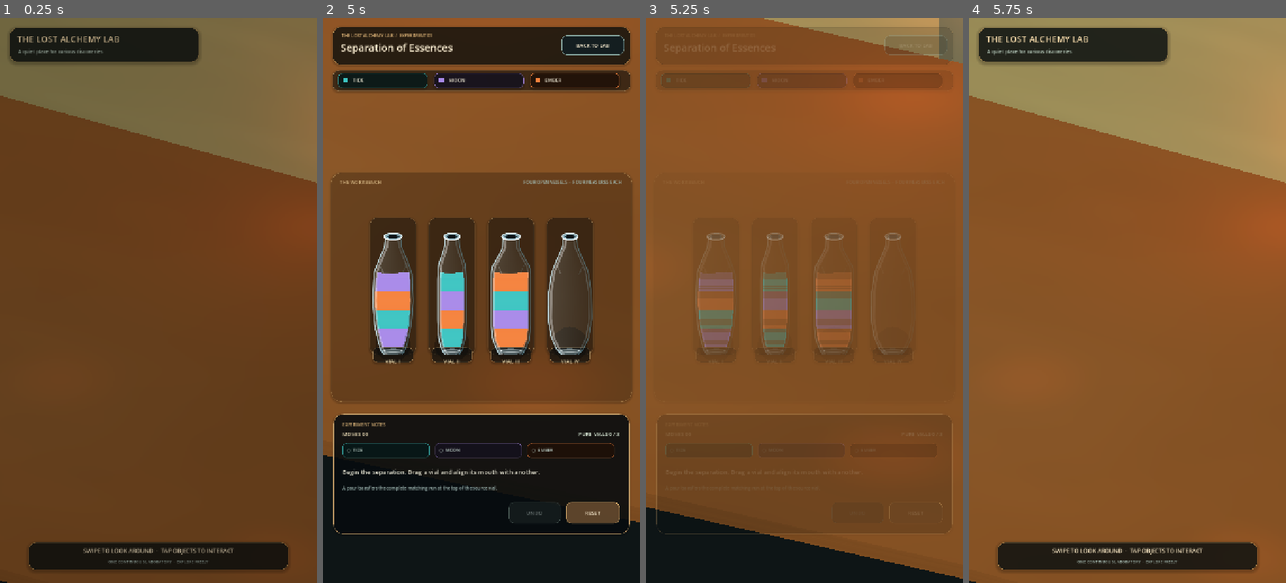
Above: before the commit, frames 1-4 (left to right).
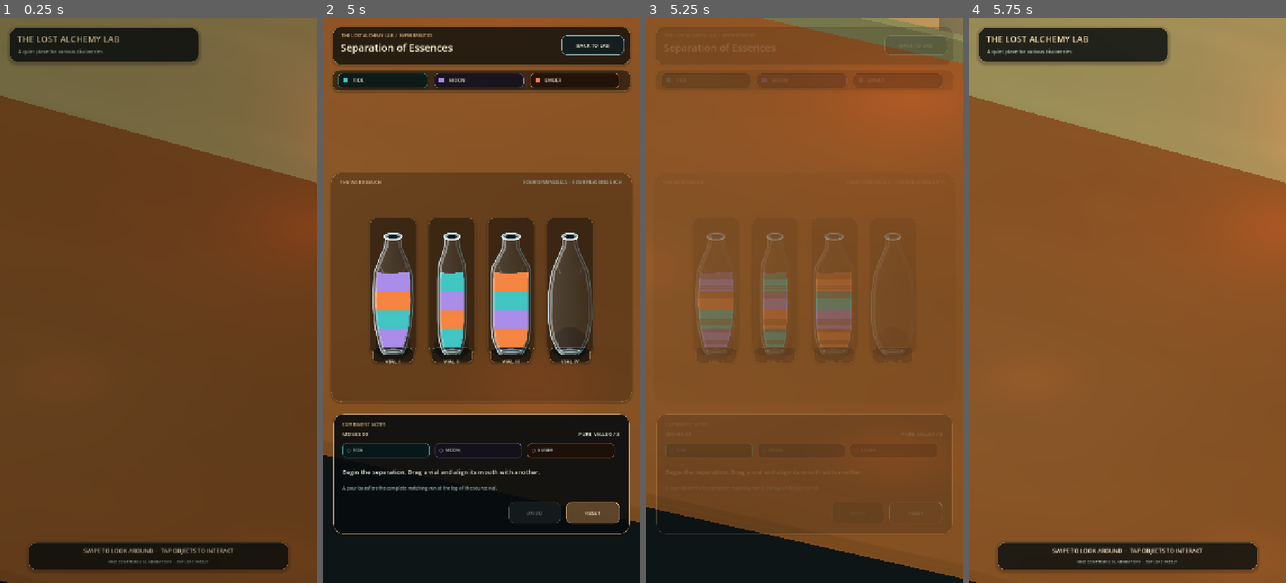
Above: after the commit, the same moments.

Repository: Kryodo/spell-sort-game
Game: Godot game, scene res://scenes/lab_room_prototype.tscn
Two runs of this game, one before a commit and one after it. Both use one fixed random seed, a clock stepped at 60 frames per second and the inputs below.
Inputs (mouse positions are in pixels of both pictures, inside the frame that each line leads up to):
- Up to frame 1 (0.25 s): no input
- Up to frame 2 (5 s): move the mouse to (551, 272) at 0.52 s; click (551, 272) at 0.67 s; tap Enter at 1.25, 2.75 s; drag from (418, 328) to (465, 413) at 1.27 s; tap Space at 2, 3.5 s; move the mouse to (513, 176) at 2.02 s; click (513, 176) at 2.17 s; drag from (465, 413) to (386, 215) at 2.77 s; move the mouse to (576, 385) at 3.52 s; click (576, 385) at 3.67 s; click "BEGIN EXPERIMENT" at 4.25 s
- Up to frame 3 (5.25 s): click "BACK TO LAB" at 5 s
- Up to frame 4 (5.75 s): no input

Frames 1-2 are identical in both runs. In frame 3, 1.9% of the frame differs, in the area x 37-100%, y 0-8%; in frame 4, nothing differs.

Commit message:
Refine rounded potion silhouettes and bench backdrop

Diff:
--- a/scripts/lab_room_prototype.gd
+++ b/scripts/lab_room_prototype.gd
@@ -143,6 +143,9 @@
 	var ceramic := _mat(Color(0.23, 0.32, 0.29))
 	var page := _mat(Color(0.79, 0.68, 0.48))
 	var green := _mat(Color(0.35, 0.62, 0.35), 0.0, 0.22)
+
+	# A shallow timber backdrop gives the bench wall shelves and map a proper silhouette.
+	_add_box("MainLabBackboard", Vector3(6.8, 4.9, 0.18), Vector3(0.0, 2.45, -2.62), _mat(Color(0.35, 0.38, 0.31)))
 
 	# Main workbench in the foreground.
 	_add_box("WorkbenchTop", Vector3(5.70, 0.22, 4.20), Vector3(0.0, 1.12, 1.63), wood_light)
@@ -357,7 +360,7 @@
 	_register_interactable(
 		"alchemy_table", "Alchemy Table",
 		"Your first experiment is ready. Separate the tangled tide, moon and ember essences by guiding each vial's open mouth into position.",
-		Vector3(0.0, 1.17, 1.72), Vector3(5.80, 0.42, 4.40)
+		Vector3(0.0, 1.12, 1.63), Vector3(5.80, 0.16, 4.30)
 	)
 	_register_interactable(
 		"grimoire", "The Grimoire",
@@ -482,9 +485,13 @@
 
 func _make_potion(world_position: Vector3, tint: Color, scale_value: float) -> void:
 	var glass := _mat(Color(tint.r, tint.g, tint.b, 0.92), 0.0, 0.08)
-	_add_cylinder("PotionBody", 0.095 * scale_value, 0.095 * scale_value, 0.30 * scale_value, world_position, glass)
-	_add_cylinder("PotionNeck", 0.046 * scale_value, 0.046 * scale_value, 0.12 * scale_value, world_position + Vector3(0.0, 0.21 * scale_value, 0.0), glass)
-	_add_cylinder("PotionCork", 0.052 * scale_value, 0.052 * scale_value, 0.07 * scale_value, world_position + Vector3(0.0, 0.30 * scale_value, 0.0), _mat(Color(0.57, 0.38, 0.22)))
+	var potion_body := _add_sphere("PotionBody", 0.13 * scale_value, world_position, glass)
+	potion_body.scale = Vector3(1.0, 1.10, 0.82)
+	var potion_shoulders := _add_sphere("PotionShoulders", 0.085 * scale_value, world_position + Vector3(0.0, 0.10 * scale_value, 0.0), glass)
+	potion_shoulders.scale = Vector3(0.86, 0.72, 0.82)
+	_add_cylinder("PotionNeck", 0.046 * scale_value, 0.046 * scale_value, 0.12 * scale_value, world_position + Vector3(0.0, 0.20 * scale_value, 0.0), glass)
+	var cork := _add_sphere("PotionCork", 0.055 * scale_value, world_position + Vector3(0.0, 0.30 * scale_value, 0.0), _mat(Color(0.57, 0.38, 0.22)))
+	cork.scale = Vector3(0.86, 0.62, 0.86)
 
 
 func _add_candle(world_position: Vector3) -> void:
